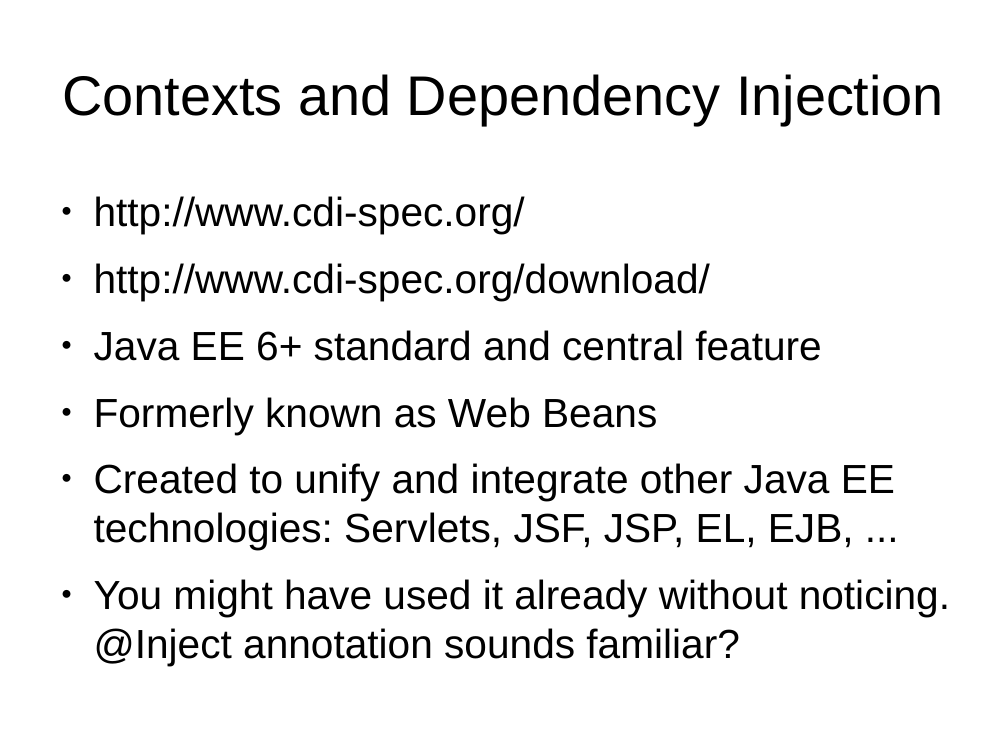
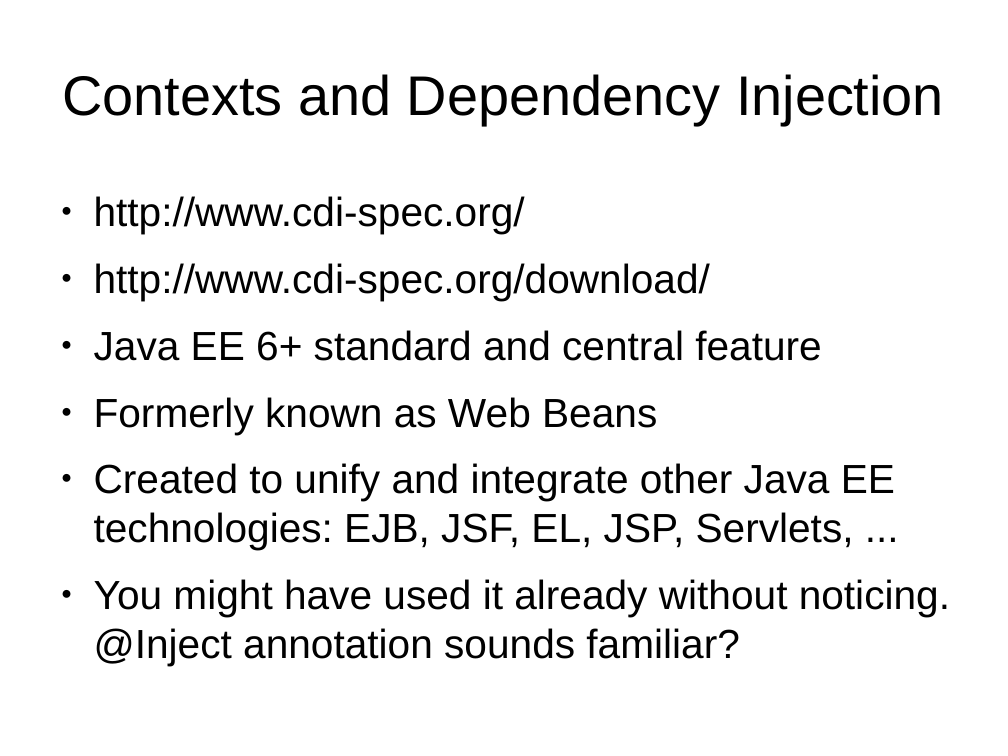
Before and after one commit to FrigoCoder/CDI, a slide deck: slide 7 of CDI.odp (slide 8 before the commit). Drawn at 1008x756 pixels with LibreOffice and Linux fonts; fonts in the diff are those of the drawing. Boxes give left, top, right and bottom in pixels: in the first picture for what was removed or moved away, otherwise in the second. Text is boxed around its words. In the diff, an @@ line names an element or a change of style, - is before the commit and + after.

Commit message:
Progress

```diff
--- a/CDI.odp
+++ b/CDI.odp
@@ text at box(94, 463, 895, 550): text changed @@
-● Created to unify and integrate other Java EE technologies: Servlets, JSF, JSP, EL, EJB, ...
+● Created to unify and integrate other Java EE technologies: EJB, JSF, EL, JSP, Servlets, ...
```
Also in this commit, not shown: 2 other slides changed, 1 slide removed.
